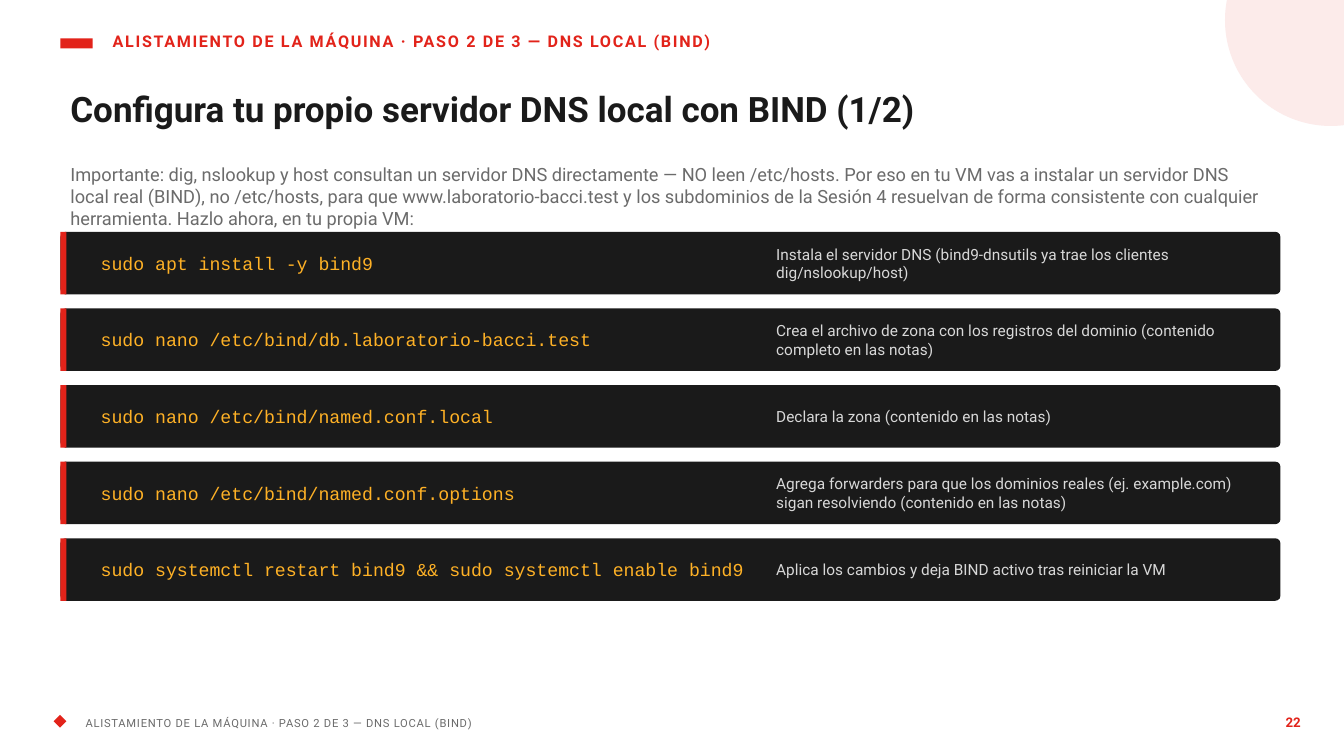
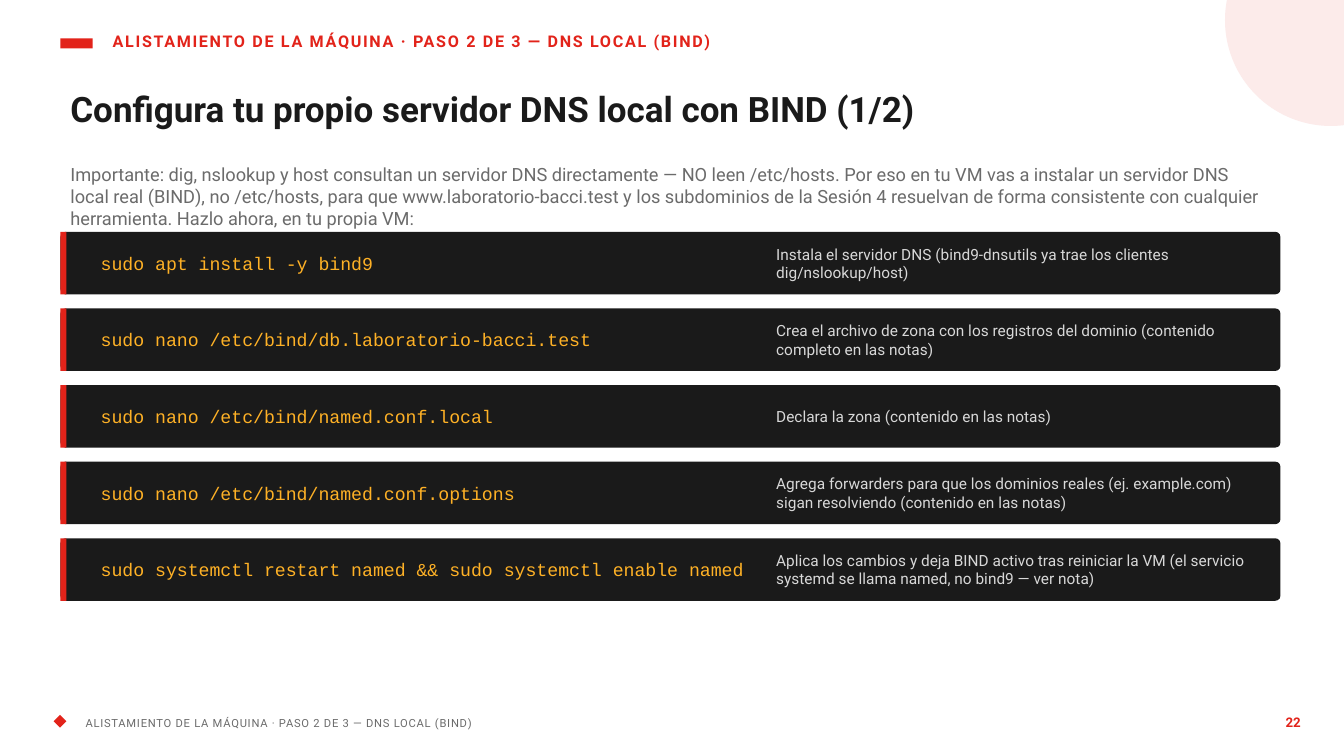
Before and after one commit to jhonvp/CiberdefensaCap, a slide deck: slide 22 of Diapositivas/Sesion1_Fundamentos_etica_alcance_v2.pptx. Drawn at 1344x756 pixels with LibreOffice and Linux fonts; fonts in the diff are those of the drawing. Boxes give left, top, right and bottom in pixels: in the first picture for what was removed or moved away, otherwise in the second. Text is boxed around its words. In the diff, an @@ line names an element or a change of style, - is before the commit and + after.

```diff
--- a/Diapositivas/Sesion1_Fundamentos_etica_alcance_v2.pptx
+++ b/Diapositivas/Sesion1_Fundamentos_etica_alcance_v2.pptx
@@ text at box(101, 564, 744, 580): text changed @@
-sudo systemctl restart bind9 && sudo systemctl enable bind9
+sudo systemctl restart named && sudo systemctl enable named
@@ text at box(776, 554, 1244, 588): text changed @@
-Aplica los cambios y deja BIND activo tras reiniciar la VM
+Aplica los cambios y deja BIND activo tras reiniciar la VM (el servicio systemd se llama named, no bind9 — ver nota)
```
Also in this commit, not shown: 1 other slide changed, 2 other files.
